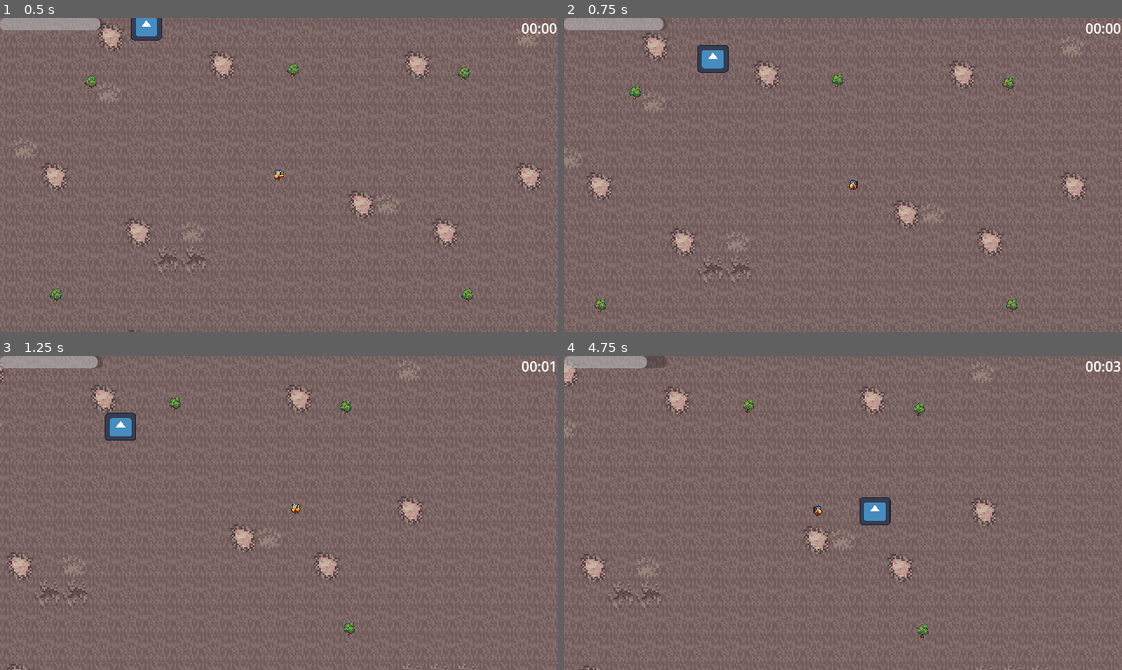
Above: before the commit, frames 1-4 (two rows, left to right).
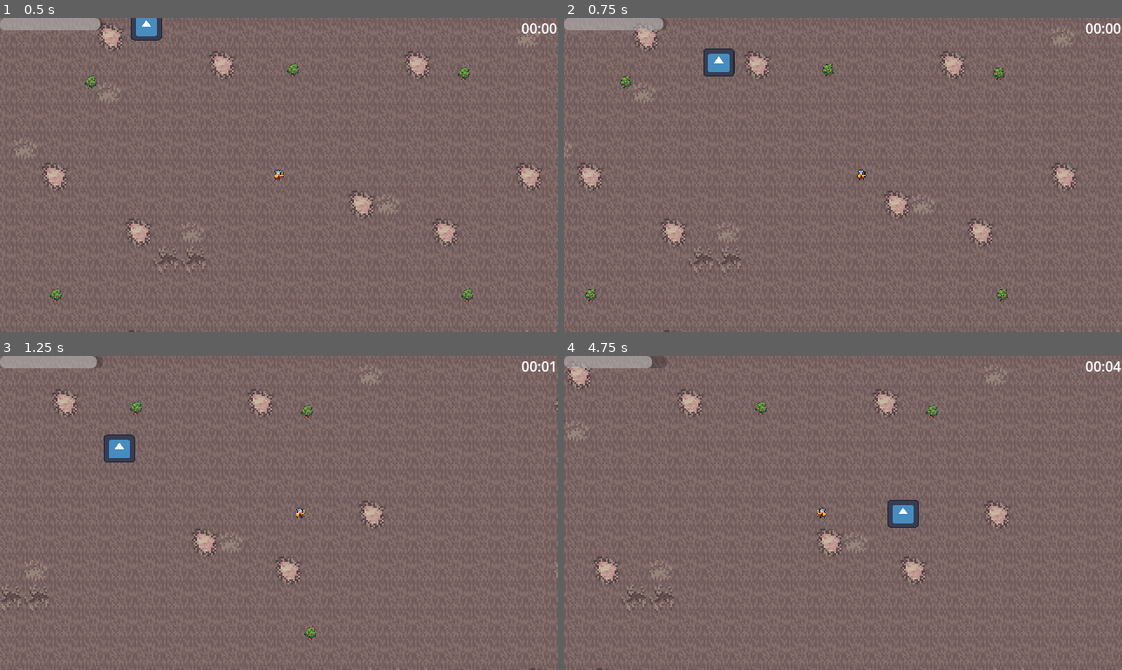
Above: after the commit, the same moments.

Repository: DevLucasOnly/DevLucasOnly-SurviveGD-Prototipo-de-Sobrevivencia-2D
Game: Godot game, scene res://scenes/world.tscn
The game is run twice, just before and just after one commit, with the same random seed, the same clock (stepped at 60 frames per second) and the same inputs. The engine's default icon, where the game draws it, is replaced by a stand-in: a white triangle on a blue panel in a dark square.
Inputs:
- Up to frame 1 (0.5 s): no input
- Up to frame 2 (0.75 s): tap Enter (ui_accept) at 0.5, 0.6 s; hold D (move_right) from 0.53 s (still down)
- Up to frame 3 (1.25 s): keep holding D (move_right); tap Enter (ui_accept) at 0.77, 1.07 s
- Up to frame 4 (4.75 s): release D (move_right) at 1.28 s; hold S (move_down) 1.28-2.03 s; tap Enter (ui_accept) at 1.35, 1.52, 1.82, 2.1, 2.85, 3.02, 3.32, 3.6, 3.77, 4.07, 4.35, 4.52 s; hold D (move_right) 2.03-2.78 s; hold W (move_up) 2.78-3.53 s; hold A (move_left) from 3.53 s (still down)

Frame 1 is identical in both runs. In frame 2, 5.1% of the frame differs, in the area x 0-100%, y 2-100%; in frame 3, 4.8%; in frame 4, 4.7%.

Commit message:
feat: Implementa Feedback Visual de dano

Diff:
--- a/scripts/player.gd
+++ b/scripts/player.gd
@@ -36,10 +36,6 @@
 
 	move_and_slide()
 
-	# Gatilho temporário para validação da Issue #11
-	if Input.is_action_just_pressed("ui_accept"):
-		acionar_feedback_dano()
-
 func _estado_idle() -> void:
 	velocity = Vector2.ZERO
 	anim.play("idle")
@@ -77,3 +73,10 @@
 
 func _on_game_over() -> void:
 	estado_atual = Estado.DEAD
+
+func receber_dano(quantidade: float) -> void:
+	if estado_atual == Estado.DEAD:
+		return
+
+	GameManager.humanidade_atual -= quantidade
+	acionar_feedback_dano()
